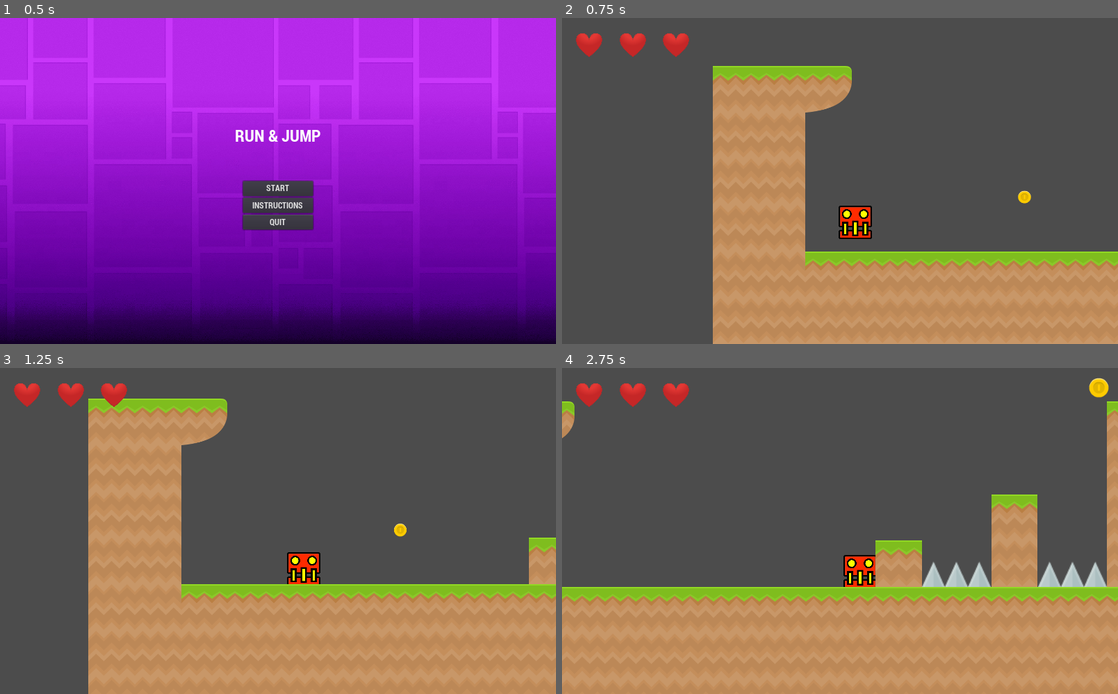
Above: before the commit, frames 1-4 (two rows, left to right).
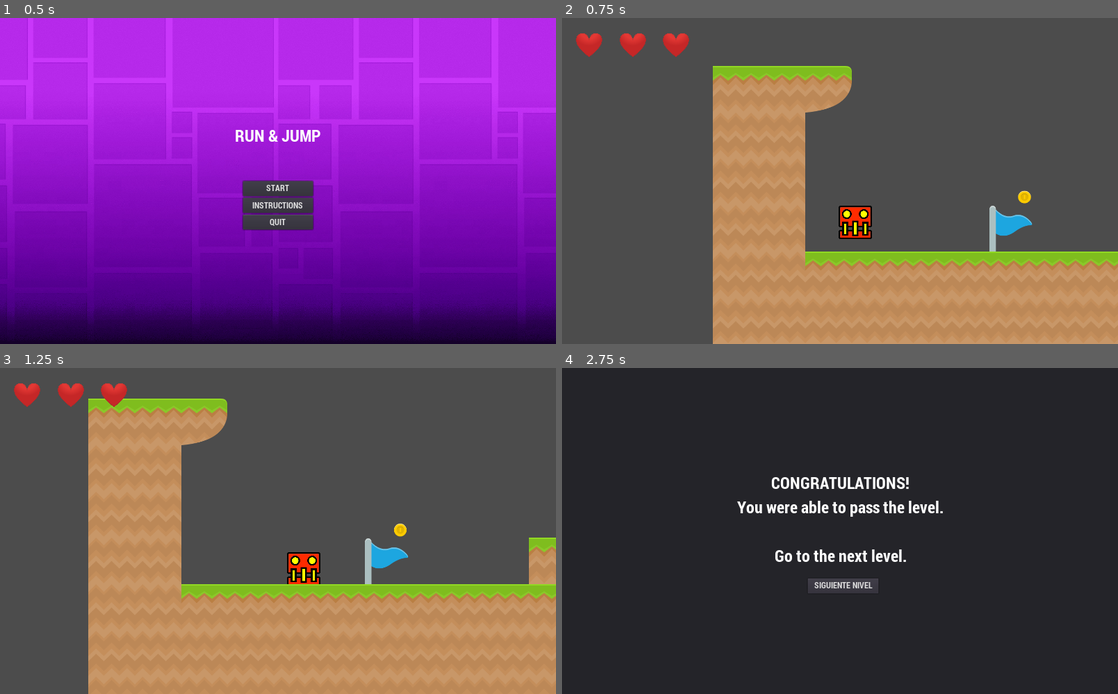
Above: after the commit, the same moments.

Repository: BianchiniMaxi/Programacion-de-Videojuegos-3--Bianchini-Maxi
Game: Godot game, scene res://Scenes/Menu.tscn
The game is run twice, just before and just after one commit, with the same random seed, the same clock (stepped at 60 frames per second) and the same inputs.
Inputs:
- Up to frame 1 (0.5 s): no input
- Up to frame 2 (0.75 s): click "START" at 0.5 s
- Up to frame 3 (1.25 s): no input
- Up to frame 4 (2.75 s): hold Right (ui_right) from 1.28 s (still down); tap Up (ui_up) at 1.52, 2.27 s

Frame 1 is identical in both runs. In frame 2, 0.5% of the frame differs, in the area x 76-85%, y 57-72%; in frame 3, 0.5%; in frame 4, 100%, in the area x 0-100%, y 0-100%.

Commit message:
Update Nivel 1.tscn

Diff:
--- a/MyProyectGodot/Scenes/Nivel 1.tscn
+++ b/MyProyectGodot/Scenes/Nivel 1.tscn
@@ -456,7 +456,7 @@
 }
 
 [node name="Bandera Final" type="Area2D" parent="."]
-position = Vector2( 7700, -63 )
+position = Vector2( 700, -63 )
 
 [node name="Sprite" type="Sprite" parent="Bandera Final"]
 texture = ExtResource( 9 )
